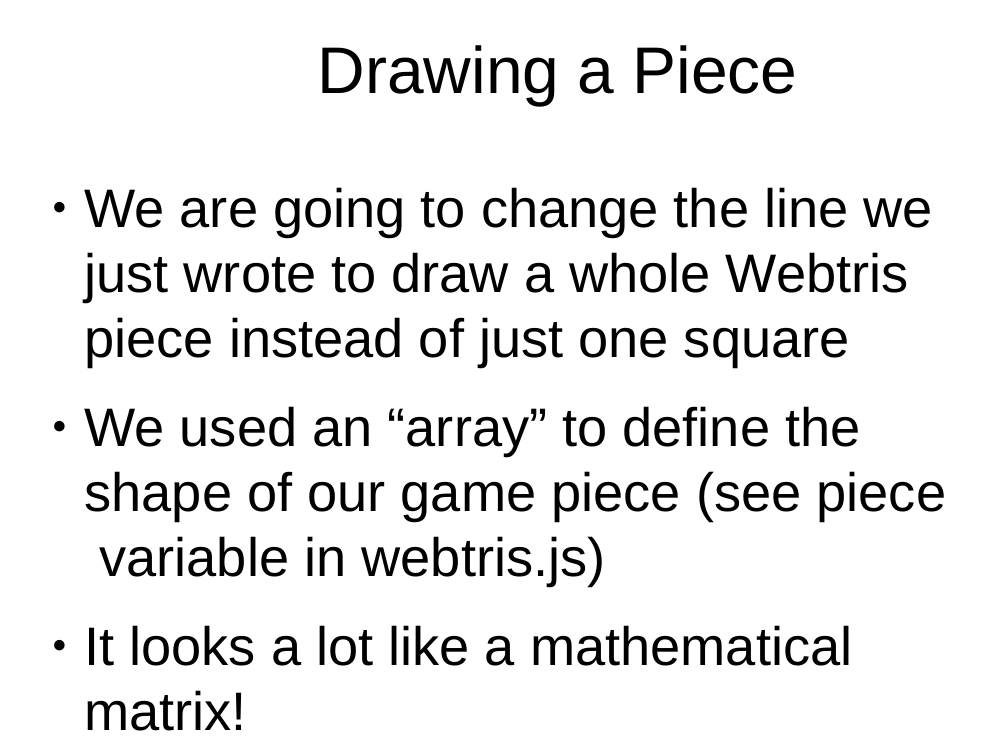
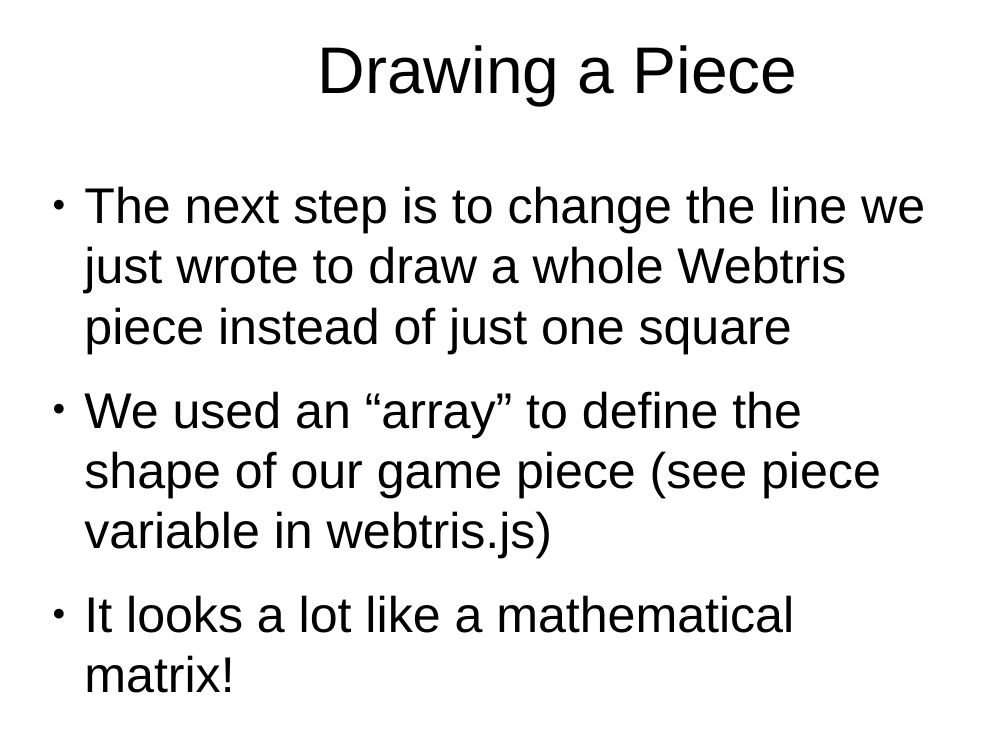
Before and after one commit to originalgrego/Webtris, a slide deck: slide 10 of Webtris - Explorathon 2016.odp. Drawn at 1008x756 pixels with LibreOffice and Linux fonts; fonts in the diff are those of the drawing; background and template pictures are left out. Boxes give left, top, right and bottom in pixels: in the first picture for what was removed or moved away, otherwise in the second. Text is boxed around its words. In the diff, an @@ line names an element or a change of style, - is before the commit and + after.

```diff
--- a/Webtris - Explorathon 2016.odp
+++ b/Webtris - Explorathon 2016.odp
@@ text at (84,186,925,354): text changed; size 42.7 to 39.5 pt @@
-● We are going to change the line we just wrote to draw a whole Webtris piece instead of just one square
+● The next step is to change the line we just wrote to draw a whole Webtris piece instead of just one square
@@ text at (84,391,881,693): size 42.7 to 39.5 pt in "We used an “array” to define the ...", "It looks a lot like a mathematical ..." @@
```
Also in this commit, not shown: 11 other slides changed, 1 slide added, 1 other file.
